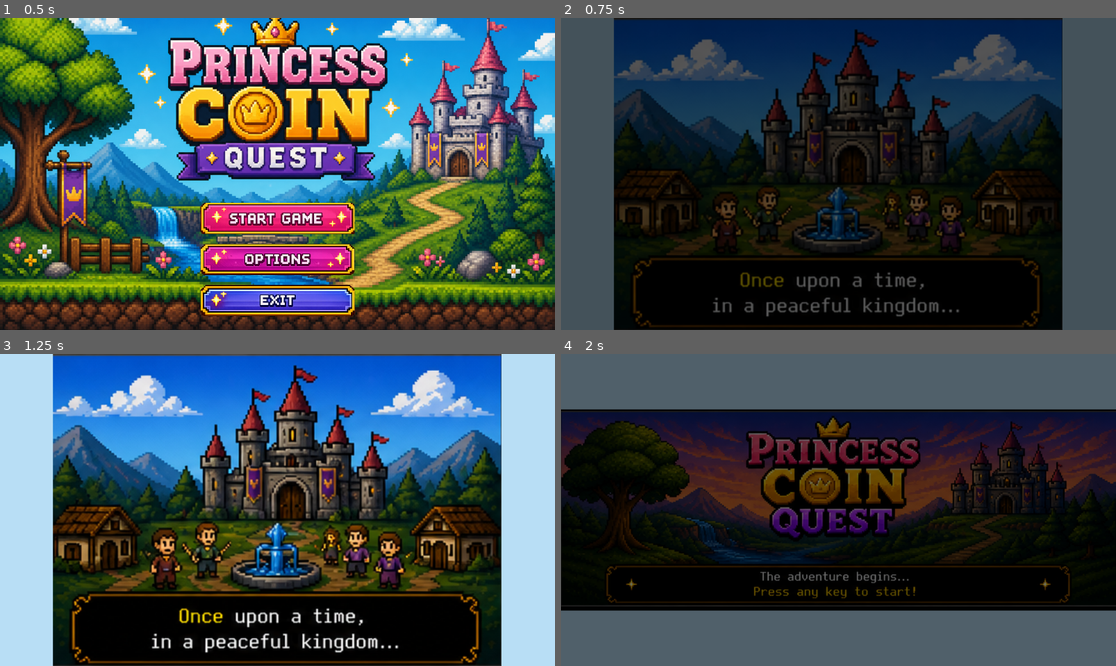
Above: before the commit, frames 1-4 (two rows, left to right).
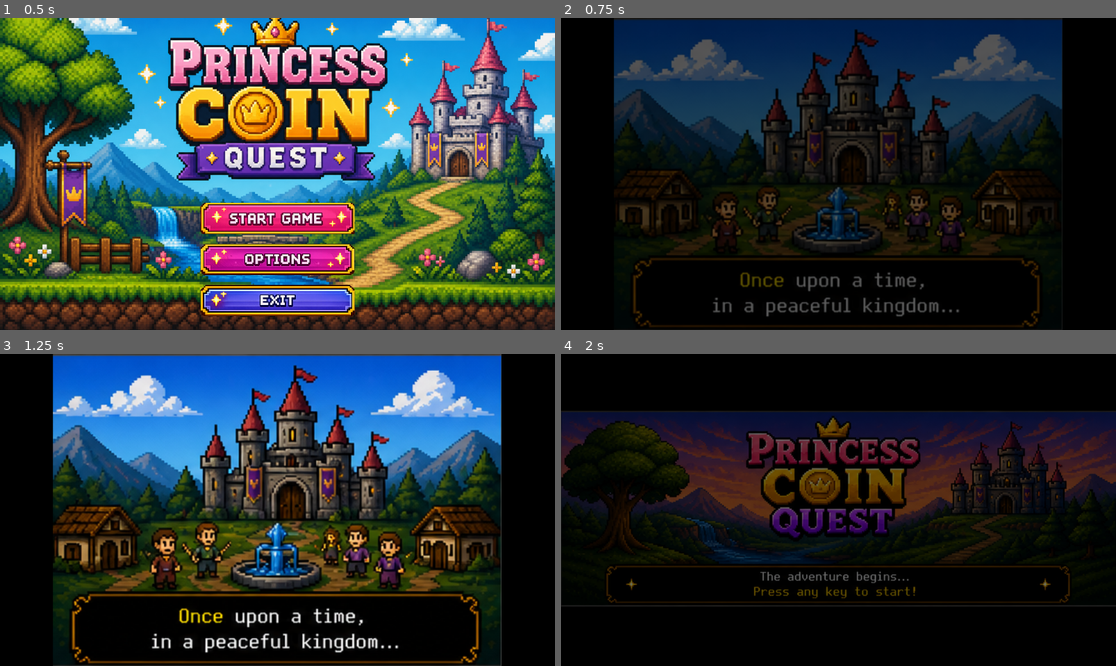
Above: after the commit, the same moments.

Repository: RazorRyan/PrincessCoinQuest
Game: Godot game, scene res://scenes/levels/MainMenu.tscn
Two runs of this game, one before a commit and one after it. Both use one fixed random seed, a clock stepped at 60 frames per second and the inputs below. Sound files missing from this copy of the repository are replaced by a short silence.
Inputs (mouse positions are in pixels of both pictures, inside the frame that each line leads up to):
- Up to frame 1 (0.5 s): no input
- Up to frame 2 (0.75 s): click (838, 217) at 0.5 s
- Up to frame 3 (1.25 s): no input
- Up to frame 4 (2 s): tap Enter at 1.25 s; move the mouse to (960, 494) at 1.27 s; hold D (move_right) from 1.28 s (still down); tap J (attack) at 1.35 s; click (960, 494) at 1.42 s; tap Space (jump) at 1.52 s

Frame 1 is identical in both runs. In frame 2, 19% of the frame differs, in the area x 0-100%, y 0-100%; in frame 3, 19%; in frame 4, 36%.

Commit message:
Change default background clear color to black

Diff:
--- a/src/project.godot
+++ b/src/project.godot
@@ -66,4 +66,4 @@
 
 rendering_device/driver.windows="d3d12"
 renderer/rendering_method="mobile"
-environment/defaults/default_clear_color=Color(0.722, 0.871, 0.961, 1)
+environment/defaults/default_clear_color=Color(0, 0, 0, 1)
Not shown, changed: src/CHANGELOG.md
